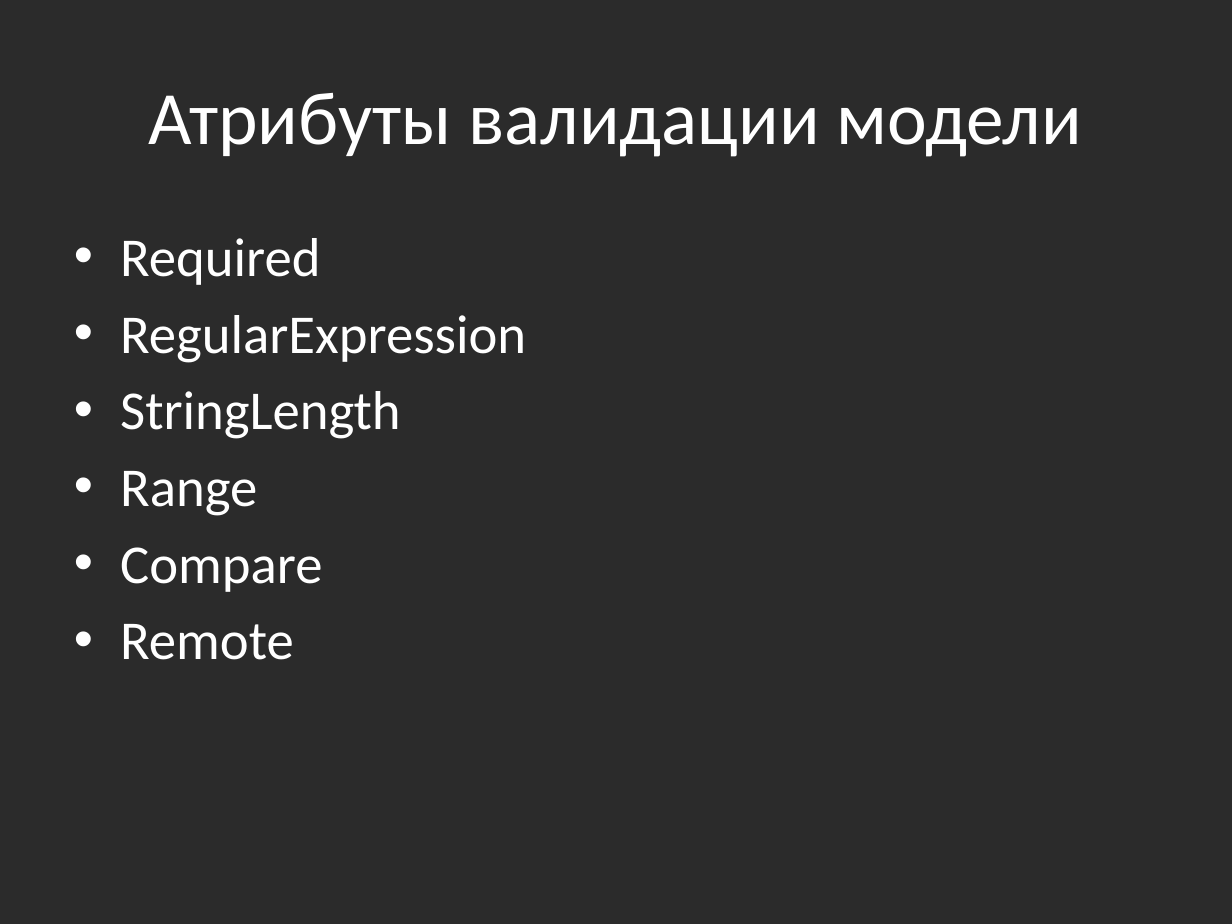
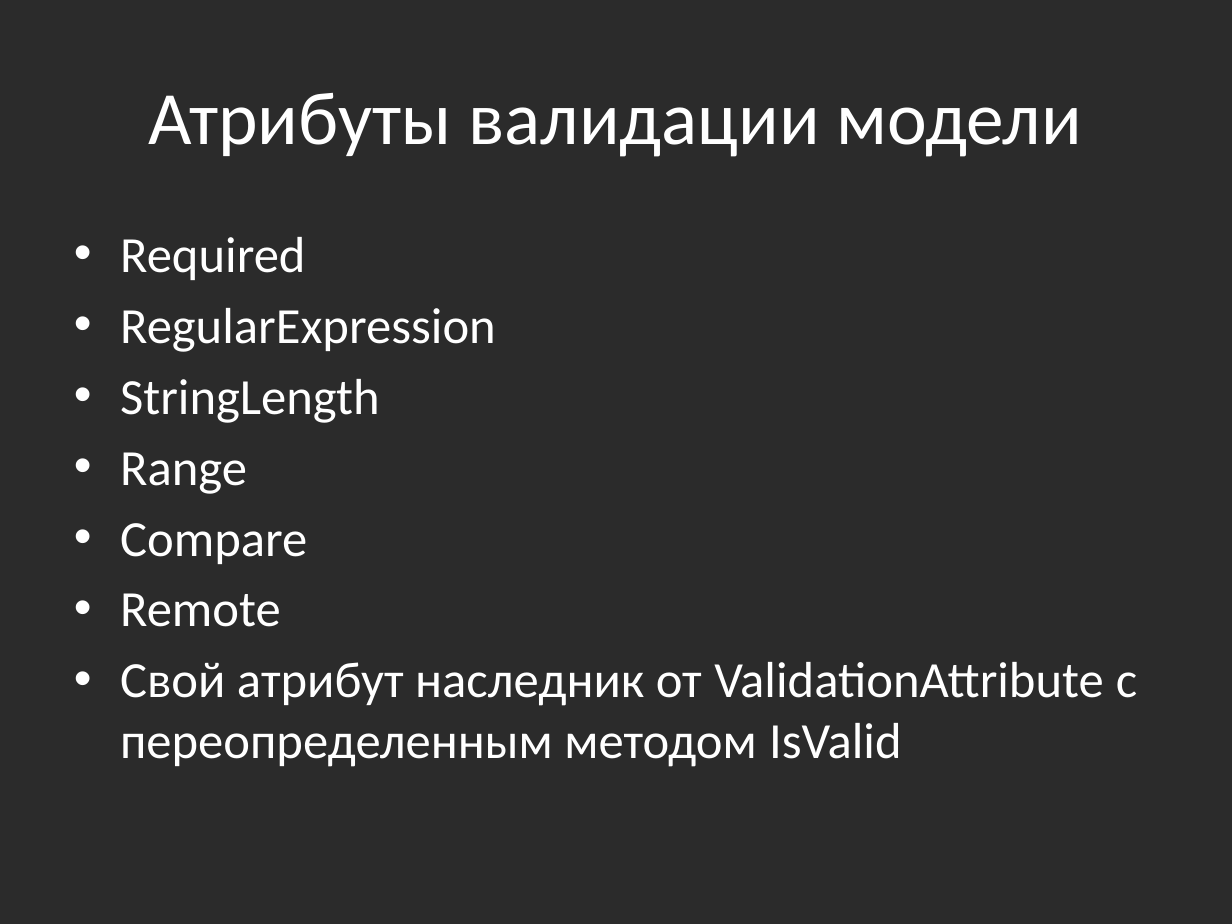
Before and after one commit to bazile/AspNetMvcTraining, a slide deck: slide 9 of asp-net-mvc.pptx. Drawn at 1232x924 pixels with LibreOffice and Linux fonts; fonts in the diff are those of the drawing; background and template pictures are left out; a plain dark background stands for a picture behind light text. Boxes give left, top, right and bottom in pixels: in the first picture for what was removed or moved away, otherwise in the second. Text is boxed around its words. In the diff, an @@ line names an element or a change of style, - is before the commit and + after.

```diff
--- a/asp-net-mvc.pptx
+++ b/asp-net-mvc.pptx
@@ text at box(120, 237, 496, 627): size 32 to 29.6 pt in "Required", "RegularExpression", "StringLength", "Range" and 2 more places @@
@@ text at box(120, 662, 1137, 767): paragraph added @@
+• Свой атрибут наследник от ValidationAttribute с переопределенным методом IsValid
```
Also in this commit, not shown: 4 other files.
